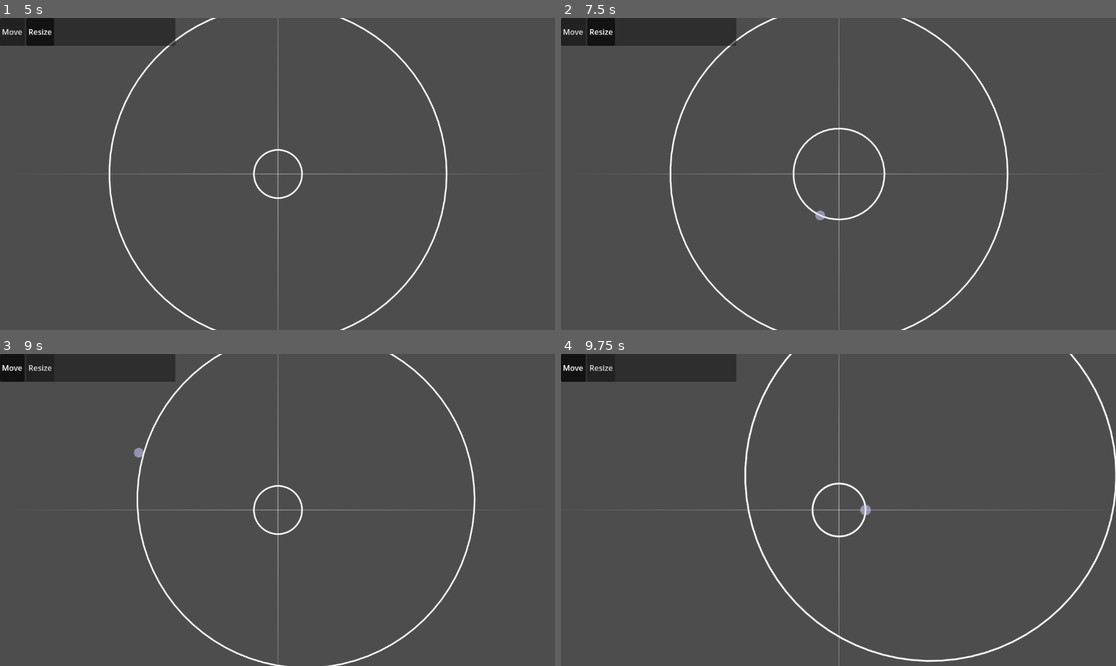
Above: before the commit, frames 1-4 (two rows, left to right).
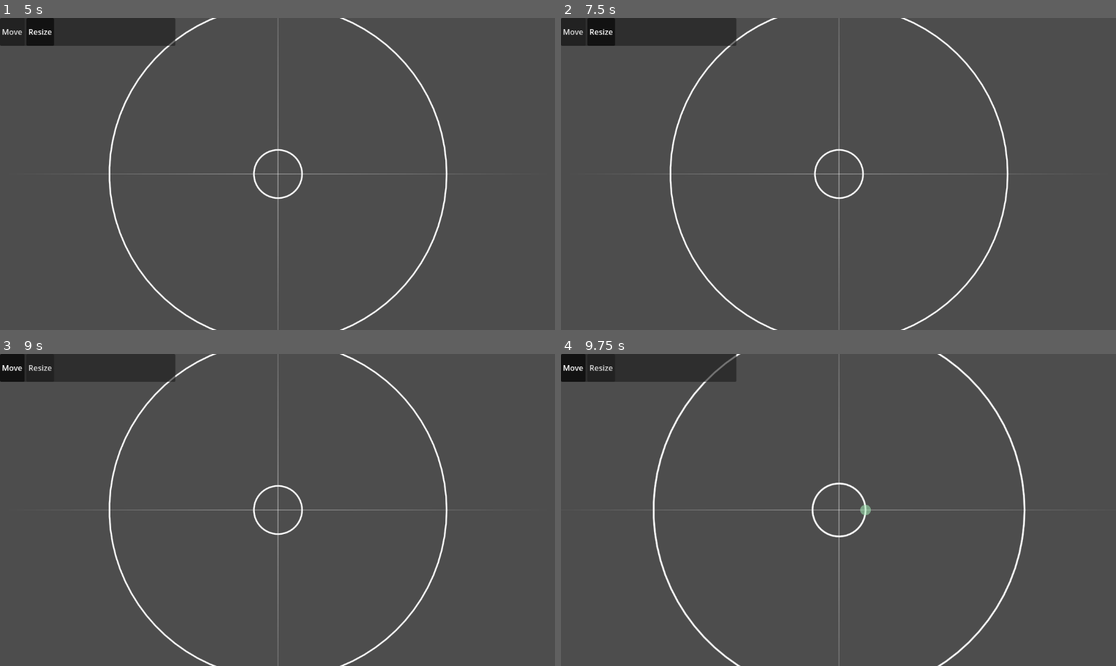
Above: after the commit, the same moments.

Repository: feyrkh/ritualist
Game: Godot game, scene res://ritual/RitualDesignUI.tscn
Same seed, same stepped clock (60 frames per second), same inputs: the game is played once before the commit and once after it.
Inputs (mouse positions are in pixels of both pictures, inside the frame that each line leads up to):
- Up to frame 1 (5 s): click "Move" at 0.5 s; click "Resize" at 1.25 s; click "Move" at 2 s; click "Resize" at 2.75 s; click "Move" at 3.5 s; click "Resize" at 4.25 s
- Up to frame 2 (7.5 s): tap Enter at 5, 6.5 s; drag from (838, 174) to (894, 105) at 5.02 s; tap Space at 5.75, 7.25 s; drag from (838, 174) to (810, 236) at 5.77 s; move the mouse to (894, 105) at 6.52 s; click (894, 105) at 6.6 s; drag from (810, 236) to (838, 174) at 7.27 s
- Up to frame 3 (9 s): tap Enter at 8 s; move the mouse to (444, 556) at 8.02 s; hold Tab (toggle_drag_mode) 8.03-8.75 s; click (444, 556) at 8.3 s; tap Space at 8.75 s; drag from (111, 463) to (194, 432) at 8.77 s
- Up to frame 4 (9.75 s): move the mouse to (866, 510) at 9.52 s; hold Mouse wheel up (zoom_out) from 9.53 s (still down)

Frame 1 is identical in both runs. In frame 2, 0.6% of the frame differs, in the area x 41-59%, y 35-65%; in frame 3, 2.0%; in frame 4, 2.2%, in the area x 16-100%, y 0-100%.

Commit message:
Improve mouse handle
Fade in as mouse moves closer instead of popping, don't remain clickable after moving off of the handle, better color difference when near vs on top of handle

Diff:
--- a/ritual/MouseHandle.gd
+++ b/ritual/MouseHandle.gd
@@ -1,9 +1,10 @@
 extends Node2D
 class_name MouseHandle
 
-const HANDLE_RADIUS = 10
-const inactive_color = Color(0.9, 0.9, 0.9, 0.3)
-const active_color = Color(0.9, 0.9, 1.0, 0.9)
+const HANDLE_RADIUS:float = 10
+const HANDLE_RADIUS_BLEED:float = MouseHandle.HANDLE_RADIUS * 3
+const inactive_color = Color(0.9, 0.9, 0.9, 0)
+const active_color = Color(0.7, 1, 0.7, 0.95)
 
 var currentHandleOwner:RitualDesignElement
 var dragging:bool = false
@@ -12,7 +13,7 @@
 func _draw():
 	draw_circle(Vector2.ZERO, HANDLE_RADIUS, Color(0.9, 0.9, 1, 0.6))
 
-func is_clickable(designElement:RitualDesignElement):
+func is_clickable(designElement:RitualDesignElement, actual_dist:float):
 	if dragging:
 		print("Dragging, skipping is_clickable")
 		return
@@ -26,6 +27,8 @@
 		currentHandleOwner = designElement
 		set_process_unhandled_input(true)
 		print("Selected ", currentHandleOwner, " as current handle owner")
+	if designElement == null:
+		modulate.a = clampf(0.7 - (actual_dist - HANDLE_RADIUS)/HANDLE_RADIUS_BLEED, 0, 0.8)
 
 func _unhandled_input(event:InputEvent):
 	if dragging:
@@ -34,7 +37,7 @@
 		if event.is_pressed():
 			if currentHandleOwner:
 				dragging = true
-				mousePosDragStart = get_global_mouse_position()
+				mousePosDragStart = global_position
 				RitualDesignEvents.mouse_handle_drag_start.emit(mousePosDragStart, currentHandleOwner)
 		elif event.is_released():
 			dragging = false
--- a/ritual/RitualCircle.gd
+++ b/ritual/RitualCircle.gd
@@ -3,7 +3,7 @@
 func _ready():
 	var mouseRadius = CollisionShape2D.new()
 	mouseRadius.shape = CircleShape2D.new()
-	mouseRadius.shape.radius = radius + HollowCircleDesignElement.MOUSE_RADIUS_BLEED
+	mouseRadius.shape.radius = radius + MouseHandle.HANDLE_RADIUS_BLEED
 	find_child("DesignElementMouseHandler").add_child(mouseRadius)
 	mouseRadius.name = "CollisionShape2D"
 	# Have to have a collision shape before calling superclass, it expects collision shape to already exist!
--- a/ritual/RitualDesignUI.gd
+++ b/ritual/RitualDesignUI.gd
@@ -83,12 +83,14 @@
 				best_dist = cur_dist
 		if best_item != null:
 			var actual_dist = best_item.get_distance(mouse_world_pos)
-			if actual_dist < RitualDesignElement.MOUSE_RADIUS_BLEED:
+			if actual_dist < MouseHandle.HANDLE_RADIUS_BLEED:
 				# we're close enough to the mouse handle to render something
 				if actual_dist < MouseHandle.HANDLE_RADIUS:
 					# we're actually overlapping the mouse handle
 					clickableInteractiveComponent = best_item
-				mouseHandle.is_clickable(clickableInteractiveComponent)
+				else:
+					clickableInteractiveComponent = null
+				mouseHandle.is_clickable(clickableInteractiveComponent, actual_dist)
 				mouseHandle.global_position = best_item.get_mouse_handle_point(mouse_world_pos)
 				mouseHandle.visible = true
 			else:
--- a/ritual/shapes/HollowCircleDesignElement.gd
+++ b/ritual/shapes/HollowCircleDesignElement.gd
@@ -16,7 +16,7 @@
 
 func refresh_radius():
 	if collisionShape != null:
-		collisionShape.shape.radius = radius + RitualDesignElement.MOUSE_RADIUS_BLEED
+		collisionShape.shape.radius = radius + MouseHandle.HANDLE_RADIUS_BLEED
 		queue_redraw()
 		#print("Queued redraw for my owner: ", owner)
 	else:
--- a/ritual/shapes/RitualDesignElement.gd
+++ b/ritual/shapes/RitualDesignElement.gd
@@ -2,7 +2,6 @@
 class_name RitualDesignElement
 # Naive design element, assumes that the only distance we care about is the center of the square
 
-const MOUSE_RADIUS_BLEED:float = MouseHandle.HANDLE_RADIUS * 3
 const INVALID_HANDLE:Vector2 = Vector2(9999999, 9999999)
 const DRAG_SNAP:Vector2 = Vector2(25, 25)
 
Not shown, changed: README.md
